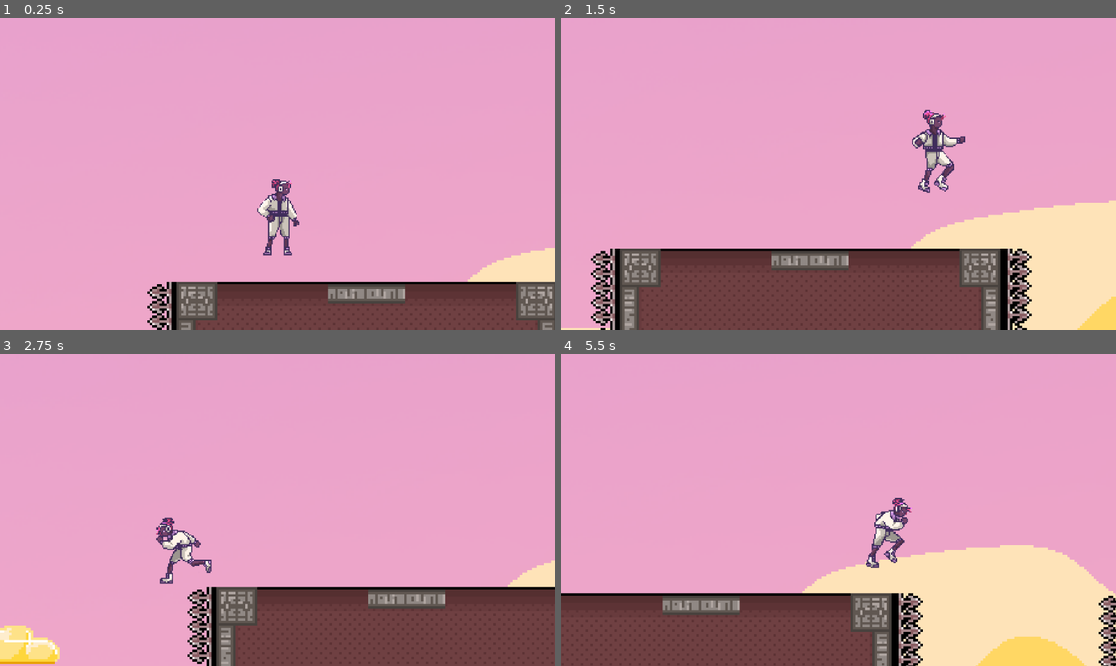
Above: before the commit, frames 1-4 (two rows, left to right).
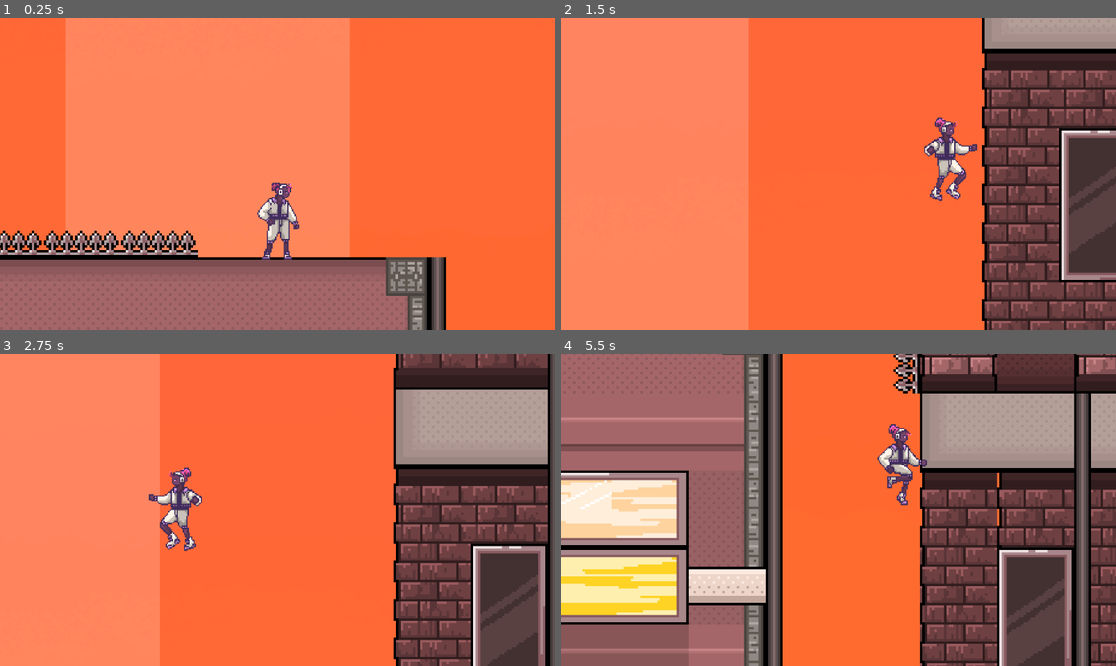
Above: after the commit, the same moments.

Repository: kevwu27/Tritonware-Game
Game: Godot game, scene res://game_level.tscn
Same seed, same stepped clock (60 frames per second), same inputs: the game is played once before the commit and once after it.
Inputs:
- Up to frame 1 (0.25 s): no input
- Up to frame 2 (1.5 s): hold D (right) from 0.53 s (still down); tap Space (jump) at 0.6, 0.77, 1.07, 1.35 s
- Up to frame 3 (2.75 s): tap Space (jump) at 1.52, 1.82, 2.1 s; release D (right) at 2.03 s; hold A (left) from 2.03 s (still down)
- Up to frame 4 (5.5 s): release A (left) at 2.78 s; hold D (right) 2.78-4.28 s; tap Space (jump) at 2.85, 3.02, 3.32, 3.6, 3.77, 4.07, 4.35, 4.52, 4.82, 5.1 s; hold A (left) 4.28-5.03 s; hold D (right) from 5.03 s (still down)

The runs differ from the first frame. In frame 1, 99% of the frame differs, in the area x 0-100%, y 0-100%; in frame 2, 100%; in frame 3, 96%; in frame 4, 100%.

Commit message:
adjust some things

Diff:
--- a/CharacterBody2D.gd
+++ b/CharacterBody2D.gd
@@ -1,10 +1,10 @@
 extends CharacterBody2D
 
 
-@export var speed : float = 200.0
-@export var jump_velocity : float = -350.
+@export var speed : float = 120.0
+@export var jump_velocity : float = -345.0
 @onready var animated_sprite : AnimatedSprite2D = $AnimatedSprite2D
-const wall_jump_pushback = 700
+#const wall_jump_pushback = 100
 
 # const jump_power = -800.0
 
@@ -61,12 +61,12 @@
 			#animated_sprite.play("climb")
 			#animation_locked = true
 			velocity.y = jump_velocity
-			velocity.x = -wall_jump_pushback
+			#velocity.x = -wall_jump_pushback
 		if is_on_wall() and Input.is_action_pressed("left"):
 			#animated_sprite.play("climb")
 			#animation_locked = true
 			velocity.y = jump_velocity
-			velocity.x = wall_jump_pushback
+			#velocity.x = wall_jump_pushback
 
 
 
--- a/game_level.tscn
+++ b/game_level.tscn
@@ -22,13 +22,13 @@
 position = Vector2(-32, 0)
 
 [node name="Player" parent="." instance=ExtResource("1_xuald")]
-position = Vector2(470, 400)
+position = Vector2(1324, 1850)
 
 [node name="RemoteTransform2D" type="RemoteTransform2D" parent="Player"]
 remote_path = NodePath("../../Camera2D")
 
 [node name="Camera2D" type="Camera2D" parent="."]
-position = Vector2(470, 400)
+position = Vector2(1324, 1850)
 scale = Vector2(0.2, 0.2)
 zoom = Vector2(5, 5)
 process_callback = 0
--- a/player.tscn
+++ b/player.tscn
@@ -79,10 +79,16 @@
 "frames": [{
 "duration": 1.0,
 "texture": ExtResource("2_kfqje")
+}, {
+"duration": 1.0,
+"texture": ExtResource("2_kfqje")
+}, {
+"duration": 1.0,
+"texture": ExtResource("2_kfqje")
 }],
 "loop": true,
 "name": &"climb",
-"speed": 1.0
+"speed": 3.0
 }, {
 "frames": [{
 "duration": 1.0,
@@ -93,7 +99,7 @@
 }],
 "loop": true,
 "name": &"idle",
-"speed": 2.0
+"speed": 5.0
 }, {
 "frames": [{
 "duration": 1.0,
@@ -148,7 +154,7 @@
 }],
 "loop": true,
 "name": &"run",
-"speed": 5.0
+"speed": 8.0
 }]
 
 [sub_resource type="CapsuleShape2D" id="CapsuleShape2D_uce67"]
@@ -158,16 +164,13 @@
 [node name="CharacterBody2D" type="CharacterBody2D"]
 scale = Vector2(0.2, 0.2)
 script = ExtResource("1_1wtdd")
-speed = 95.0
-jump_velocity = -175.0
 
 [node name="AnimatedSprite2D" type="AnimatedSprite2D" parent="."]
 scale = Vector2(2.5, 2.5)
 sprite_frames = SubResource("SpriteFrames_45a6a")
-animation = &"jump"
+animation = &"climb"
 autoplay = "idle"
-frame = 8
-frame_progress = 1.0
+frame_progress = 0.837389
 flip_h = true
 
 [node name="CollisionShape2D" type="CollisionShape2D" parent="."]
--- a/project.godot
+++ b/project.godot
@@ -45,7 +45,7 @@
 
 [physics]
 
-2d/default_gravity=490.0
+2d/default_gravity=550.0
 
 [rendering]
 
